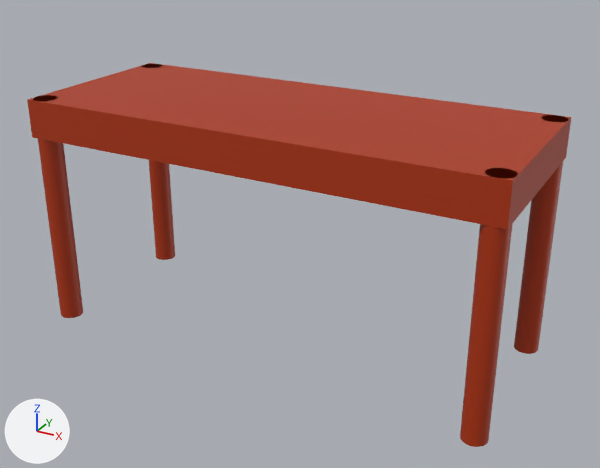
Renders of the glTF model assets/Desk.glb from each side of a commit.
Both versions are drawn from a 50 mm camera at (1.58, -2.78, 1.36) aimed at (0.06, -0.03, -0.02). Lighting does not change. The marker at lower left points along +X, +Y and +Z.
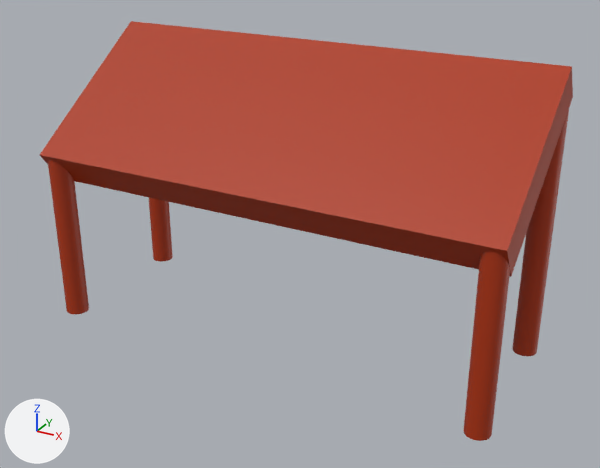
Pixel boxes [x1, y1, x2, y2] of what changed, in the pictures (600 x 468 px):
'Cube', turned: before [27, 63, 571, 229]; after [40, 21, 573, 277]
'Cylinder', moved, rescaled: before [33, 95, 83, 318]; after [512, 110, 569, 356]
'Cylinder.002', moved, rescaled: before [460, 168, 518, 447]; after [149, 198, 173, 262]
'Cylinder.003', moved, rescaled (25% narrower, 35% shorter): before [514, 115, 569, 354]; after [48, 160, 89, 314]
'Cylinder.001', moved, rescaled: before [141, 64, 175, 260]; after [464, 251, 510, 441]

The change, as a diff of the scene's bpy script:
```diff
--- a/assets/Desk.glb.py
+++ b/assets/Desk.glb.py
@@ ob_cube @@
 ob_cube.location = (0.0, 0.0, 0.42)
+ob_cube.rotation_euler = (-0.611, 0.0, 3.142)  # degrees (-35, 0, 180)
 ob_cube.scale = (1.0, 0.4, 0.08)
@@ ob_cylinder @@
 ob_cylinder = bpy.data.objects.new('Cylinder', me_cylinder)
-ob_cylinder.location = (-0.95, -0.35, 0.0)
+ob_cylinder.location = (0.95, 0.327, 0.05)
 ob_cylinder.rotation_euler = (0.0, 0.0, 3.142)  # degrees (0, 0, 180)
-ob_cylinder.scale = (0.05, 0.05, 0.5)
+ob_cylinder.scale = (0.05, 0.05, 0.55)
@@ ob_cylinder_001 @@
 ob_cylinder_001 = bpy.data.objects.new('Cylinder.001', me_cylinder_001)
-ob_cylinder_001.location = (-0.95, 0.35, 0.0)
+ob_cylinder_001.location = (0.95, -0.311, -0.123)
 ob_cylinder_001.rotation_euler = (0.0, 0.0, 3.142)  # degrees (0, 0, 180)
-ob_cylinder_001.scale = (0.05, 0.05, 0.5)
+ob_cylinder_001.scale = (0.05, 0.05, 0.377)
@@ ob_cylinder_002 @@
 ob_cylinder_002 = bpy.data.objects.new('Cylinder.002', me_cylinder_002)
-ob_cylinder_002.location = (0.95, -0.35, 0.0)
+ob_cylinder_002.location = (-0.95, 0.327, 0.05)
 ob_cylinder_002.rotation_euler = (0.0, 0.0, 3.142)  # degrees (0, 0, 180)
-ob_cylinder_002.scale = (0.05, 0.05, 0.5)
+ob_cylinder_002.scale = (0.05, 0.05, 0.55)
@@ ob_cylinder_003 @@
 ob_cylinder_003 = bpy.data.objects.new('Cylinder.003', me_cylinder_003)
-ob_cylinder_003.location = (0.95, 0.35, 0.0)
+ob_cylinder_003.location = (-0.95, -0.311, -0.123)
 ob_cylinder_003.rotation_euler = (0.0, 0.0, 3.142)  # degrees (0, 0, 180)
-ob_cylinder_003.scale = (0.05, 0.05, 0.5)
+ob_cylinder_003.scale = (0.05, 0.05, 0.377)
```
